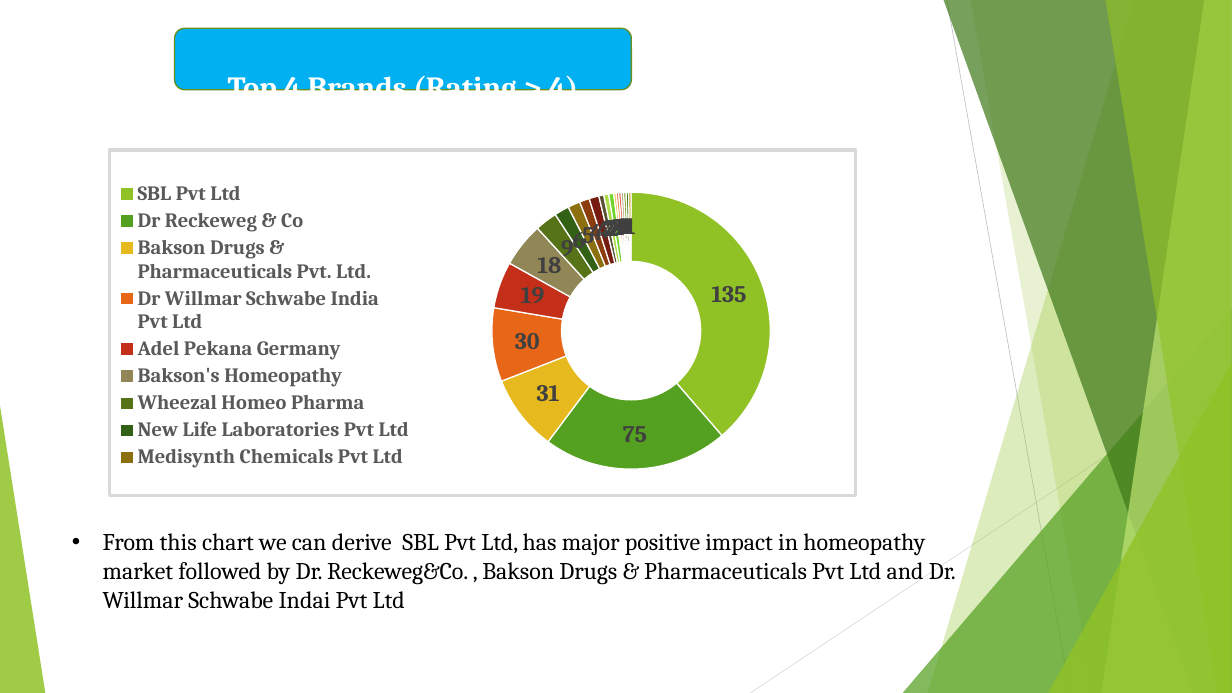
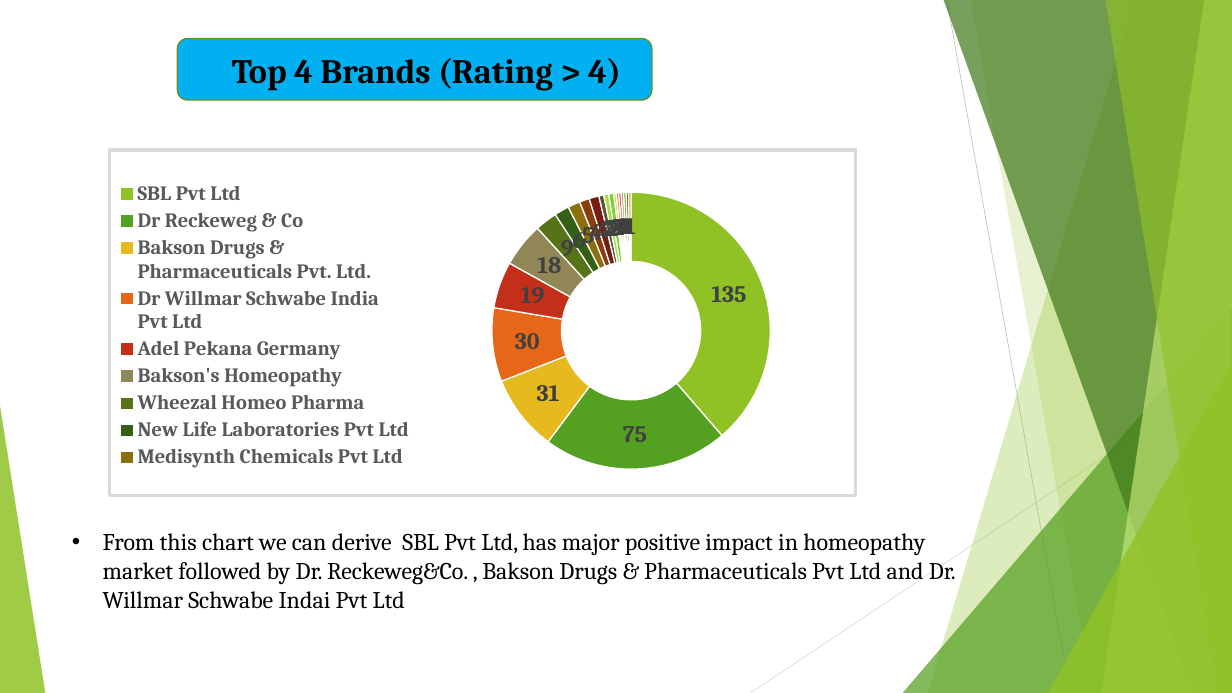
Before and after one commit to MaasahebbiUstad/1mg-Homeopathy-Data-Analysis, a slide deck: slide 6 of Presentation/1mg_Homoepathy_ppt.pptx. Drawn at 1232x693 pixels with LibreOffice and Linux fonts; fonts in the diff are those of the drawing. Boxes give left, top, right and bottom in pixels: in the first picture for what was removed or moved away, otherwise in the second. Text is boxed around its words. In the diff, an @@ line names an element or a change of style, - is before the commit and + after.

```diff
--- a/Presentation/1mg_Homoepathy_ppt.pptx
+++ b/Presentation/1mg_Homoepathy_ppt.pptx
@@ text "Top 4 Brands (Rating > ...": place and size @@
-text "Top 4 Brands (Rating > ..." at bbox=[174, 28, 631, 90]
+text "Top 4 Brands (Rating > ..." at bbox=[232, 58, 621, 90]
@@ text "Top 4 Brands (Rating > ..." at bbox=[232, 58, 621, 90]: size 36 to 40 pt, text colour #FFFFFF to #000000; alignment centre to left; line spacing 106pt to 1; vertical alignment middle to top; fill #00B0F0 to none; outline #6B901C 1.5 pt to none @@
@@ rounded rectangle added at bbox=[177, 38, 652, 100], fill #00B0F0, outline #6B901C 1.5 pt @@
```
Also in this commit, not shown: 5 other slides changed.
